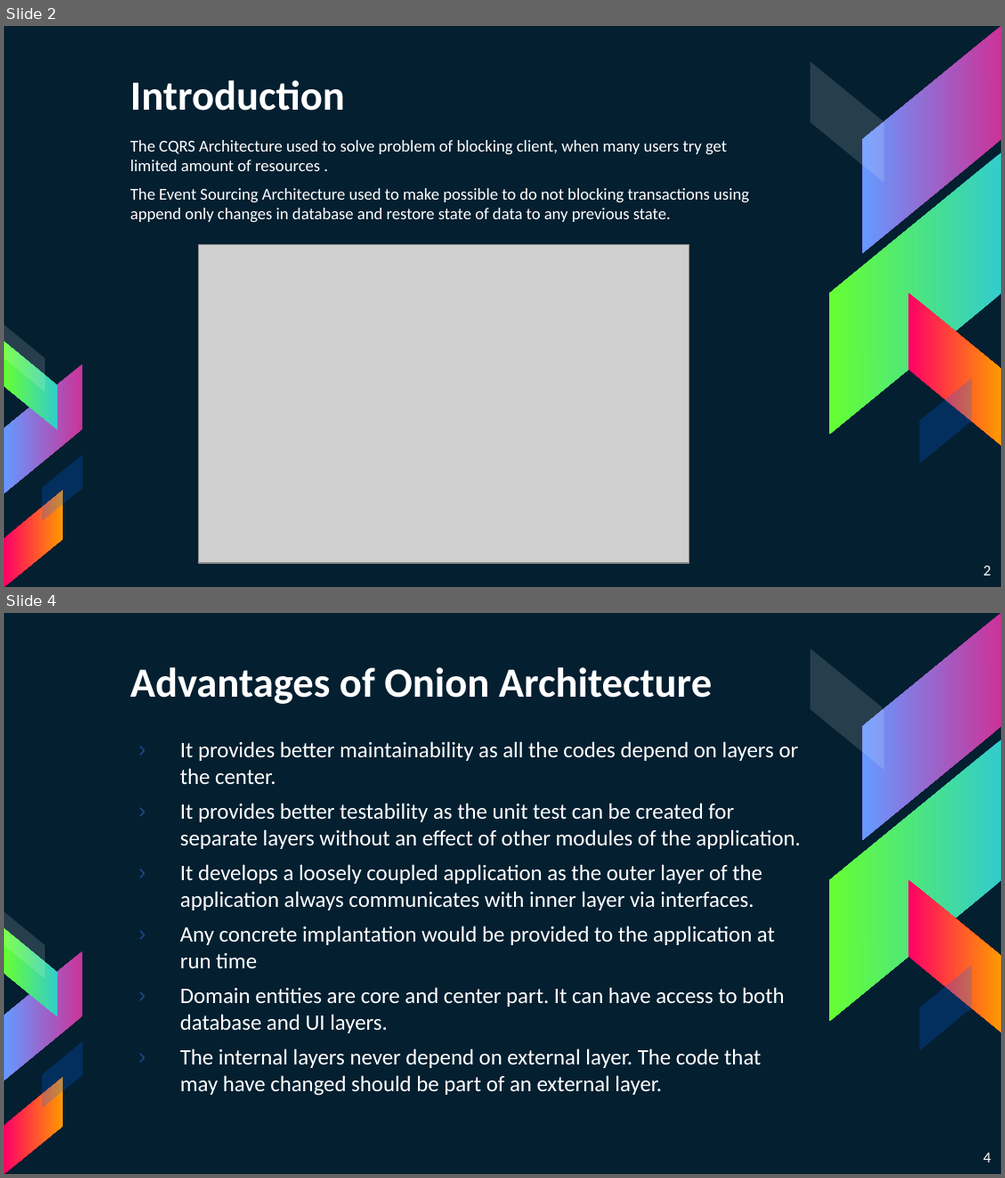
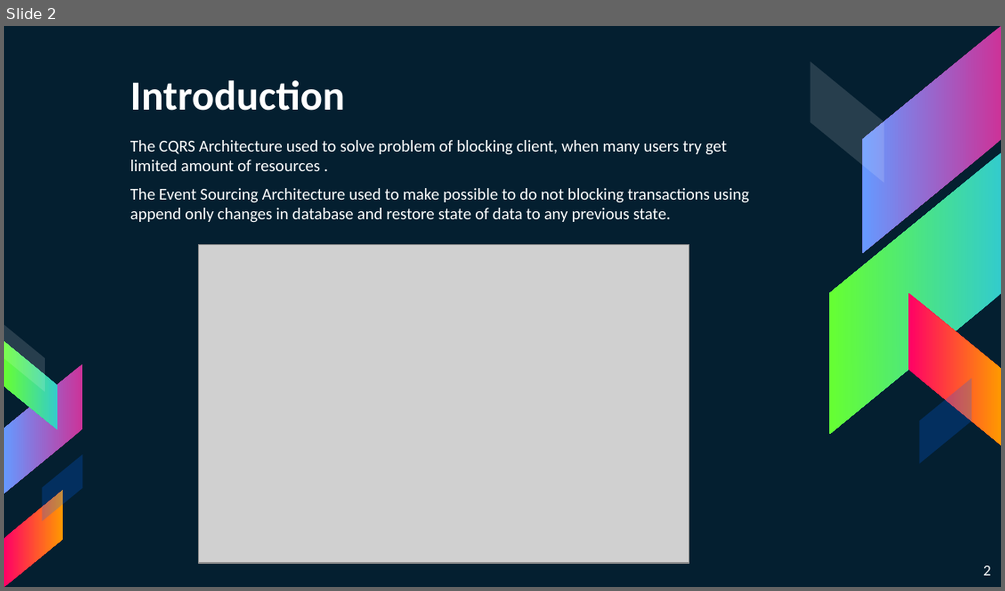
Before and after one commit to khdevnet/cqrs-architecture, a slide deck: docs/presentation/CQRS-EventSourcing-Architecture-Overview.pptx. Shown one above the other, each under a label of ours: slides 2 and 4 before the commit, slide 2 after it; the slides between them are not shown. The pictures are 1005x1178 and 1005x591 pixels, drawn with LibreOffice and Linux fonts; fonts in the diff are those of the drawing; grey boxes stand for pictures. Boxes give left, top, right and bottom in pixels: in the first picture for what was removed or moved away, otherwise in the second. Text is boxed around its words. In the diff, an @@ line names an element or a change of style, - is before the commit and + after.

```diff
--- a/docs/presentation/CQRS-EventSourcing-Architecture-Overview.pptx
+++ b/docs/presentation/CQRS-EventSourcing-Architecture-Overview.pptx
@@ slide 4 removed at [4,613,1001,1174], background #041F30; not listed: 10 template elements that a slide beside it also shows @@
@@ title removed at [130,667,712,704] @@
-Advantages of Onion Architecture
@@ text removed at [180,741,800,1095] @@
-› It provides better maintainability as all the codes depend on layers or the center.
-› It provides better testability as the unit test can be created for separate layers without an effect of other modules of the application.
-› It develops a loosely coupled application as the outer layer of the application always communicates with inner layer via interfaces.
-› Any concrete implantation would be provided to the application at run time
-› Domain entities are core and center part. It can have access to both database and UI layers.
-› The internal layers never depend on external layer. The code that may have changed should be part of an external layer.
@@ page number removed at [983,1152,991,1162] @@
-4
```
Also in this commit, not shown: 6 slides changed, 5 slides added, 4 other slides removed, 2 other files.
